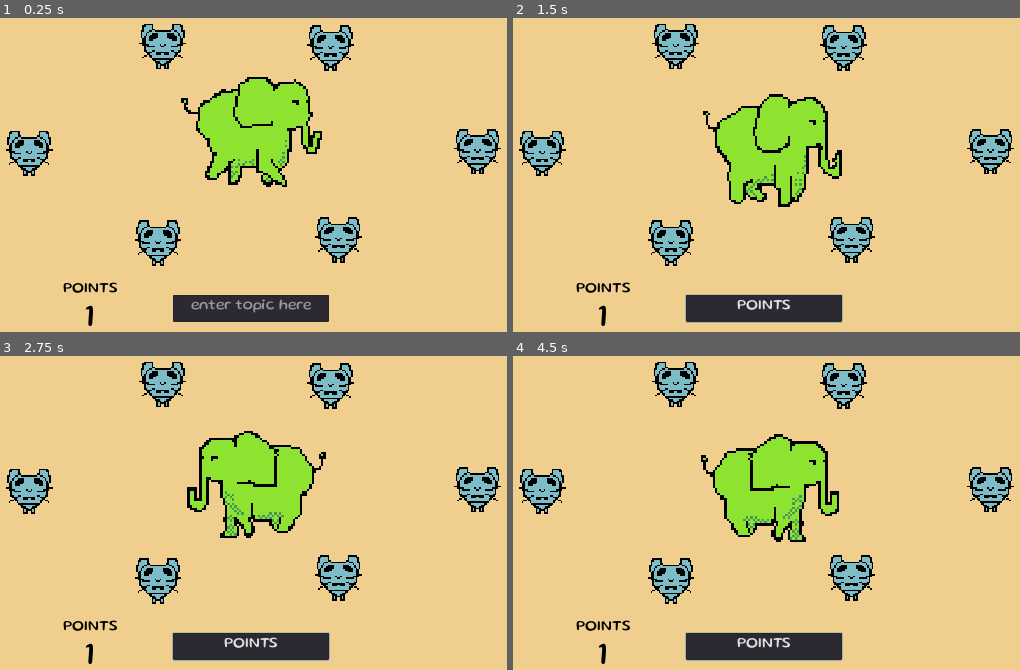
Above: before the commit, frames 1-4 (two rows, left to right).
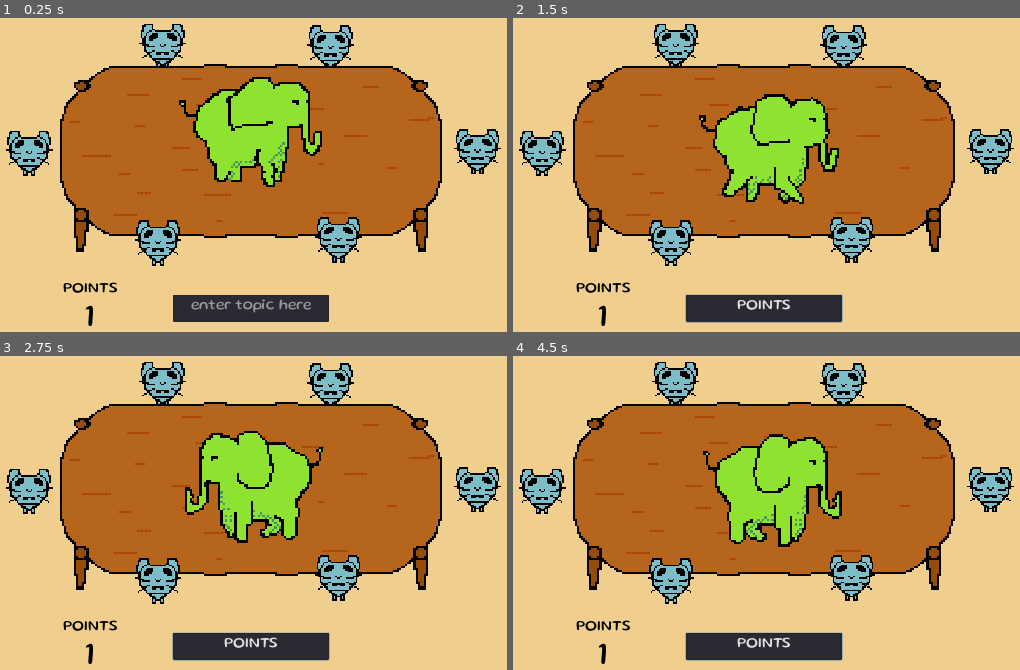
Above: after the commit, the same moments.

Repository: BinRoot/ludum-dare-50
Game: Godot game, scene res://Scenes/Main.tscn
The game is run twice, just before and just after one commit, with the same random seed, the same clock (stepped at 60 frames per second) and the same inputs.
Inputs (mouse positions are in pixels of both pictures, inside the frame that each line leads up to):
- Up to frame 1 (0.25 s): no input
- Up to frame 2 (1.5 s): click (766, 306) at 0.52 s; type "POINTS" at 0.6 s; move the mouse to (938, 127) at 1.27 s; click (938, 127) at 1.42 s
- Up to frame 3 (2.75 s): move the mouse to (91, 513) at 2.02 s; click (91, 513) at 2.17 s
- Up to frame 4 (4.5 s): move the mouse to (842, 387) at 2.77 s; click (842, 387) at 2.92 s; move the mouse to (725, 582) at 3.52 s; click (725, 582) at 3.67 s; move the mouse to (1004, 560) at 4.27 s; click (1004, 560) at 4.42 s

The runs differ from the first frame. In frame 1, 34% of the frame differs, in the area x 11-88%, y 14-75%; in frame 2, 33%; in frame 3, 34%; in frame 4, 34%.

Commit message:
added table

Diff:
--- a/Scenes/Conversation.tscn
+++ b/Scenes/Conversation.tscn
@@ -1,8 +1,9 @@
-[gd_scene load_steps=4 format=2]
+[gd_scene load_steps=5 format=2]
 
 [ext_resource path="res://Conversation.gd" type="Script" id=1]
 [ext_resource path="res://Scenes/ConversationEngine.tscn" type="PackedScene" id=2]
 [ext_resource path="res://Scenes/Person.tscn" type="PackedScene" id=3]
+[ext_resource path="res://Assets/table.png" type="Texture" id=4]
 
 [node name="Conversation" type="Node2D"]
 script = ExtResource( 1 )
@@ -33,6 +34,11 @@
 wait_time = 2.0
 one_shot = true
 
+[node name="Sprite" type="Sprite" parent="."]
+scale = Vector2( 2.6, 2.6 )
+z_index = -1
+texture = ExtResource( 4 )
+
 [connection signal="on_topic_change" from="ConversationEngine" to="." method="_on_ConversationEngine_on_topic_change"]
 [connection signal="on_topic_repeated" from="ConversationEngine" to="." method="_on_ConversationEngine_on_topic_repeated"]
 [connection signal="timeout" from="NearEndTimer" to="." method="_on_NearEndTimer_timeout"]
--- a/Scenes/Elephant.gd
+++ b/Scenes/Elephant.gd
@@ -24,7 +24,7 @@
 
 func _on_WanderTimer_timeout():
 	var x_range = 400
-	var y_range = 150
+	var y_range = 130
 	target_position = get_viewport_rect().size / 2 + \
 		Vector2.UP * (randi() % y_range - y_range / 2) + \
 		Vector2.RIGHT * (randi() % x_range - x_range / 2)
--- a/Scenes/Elephant.tscn
+++ b/Scenes/Elephant.tscn
@@ -50,7 +50,6 @@
 scale = Vector2( 3, 3 )
 frames = SubResource( 2 )
 animation = "Walk Left"
-frame = 1
 playing = true
 
 [node name="WanderTimer" type="Timer" parent="."]
Binary file added: Assets/table.png
Not shown, added: Assets/table.png.import
Not shown, added: HTML/LD50.apple-touch-icon.png.import
Not shown, added: HTML/LD50.icon.png.import
Not shown, added: HTML/LD50.png.import
Not shown, changed: HTML/LD50.pck
Not shown, changed: HTML/index.html
